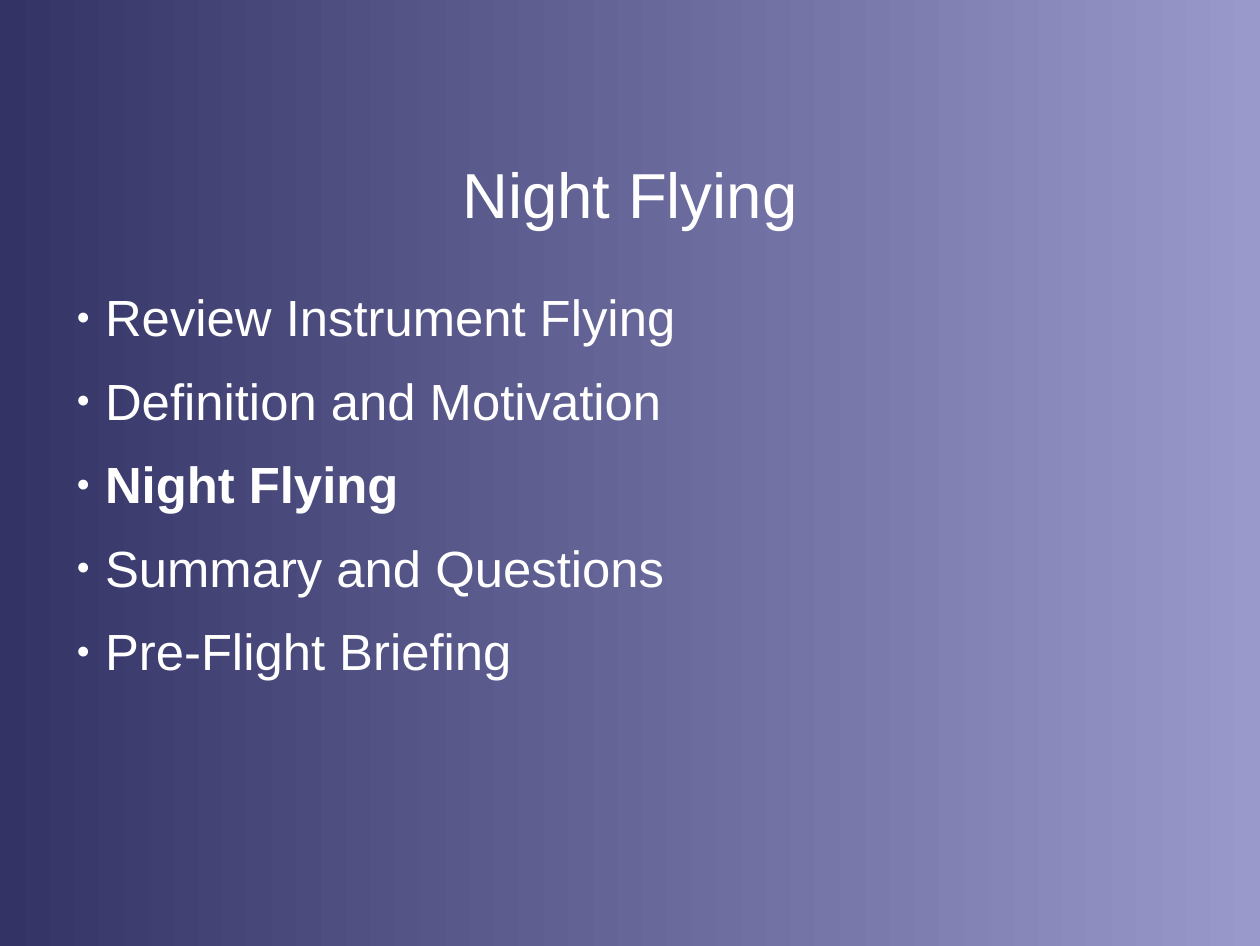
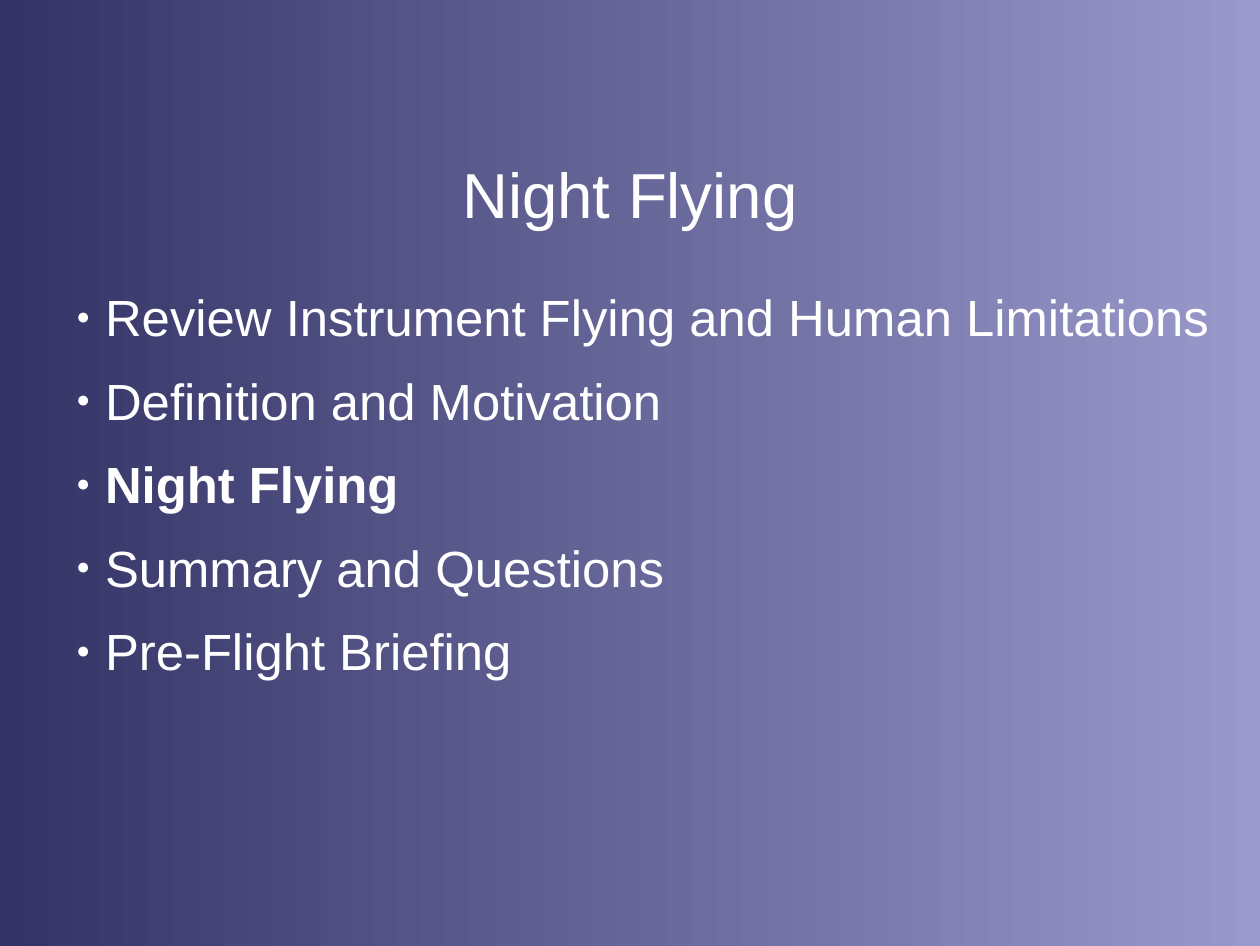
Before and after one commit to stephanheinemann/flight, a slide deck: slide 2 of FI/NightFlying/NightFlying.odp. Drawn at 1260x946 pixels with LibreOffice and Linux fonts; fonts in the diff are those of the drawing; background and template pictures are left out. Boxes give left, top, right and bottom in pixels: in the first picture for what was removed or moved away, otherwise in the second. Text is boxed around its words. In the diff, an @@ line names an element or a change of style, - is before the commit and + after.

Commit message:
extended night flying presentation

```diff
--- a/FI/NightFlying/NightFlying.odp
+++ b/FI/NightFlying/NightFlying.odp
@@ text at box(105, 299, 1209, 347): text changed @@
-● Review Instrument Flying
+● Review Instrument Flying and Human Limitations
```
Also in this commit, not shown: 4 other slides changed, 3 other files.
